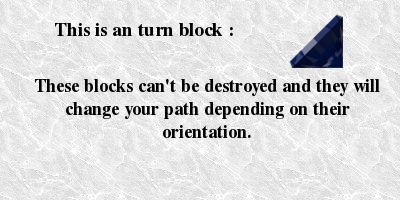
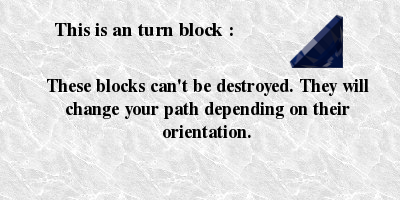
Revision of a layered w=400, h=200 image; what changed, layer by layer:
painted on "These blocks can't be destroye..." over [left=35, top=79, right=380, bottom=96]
